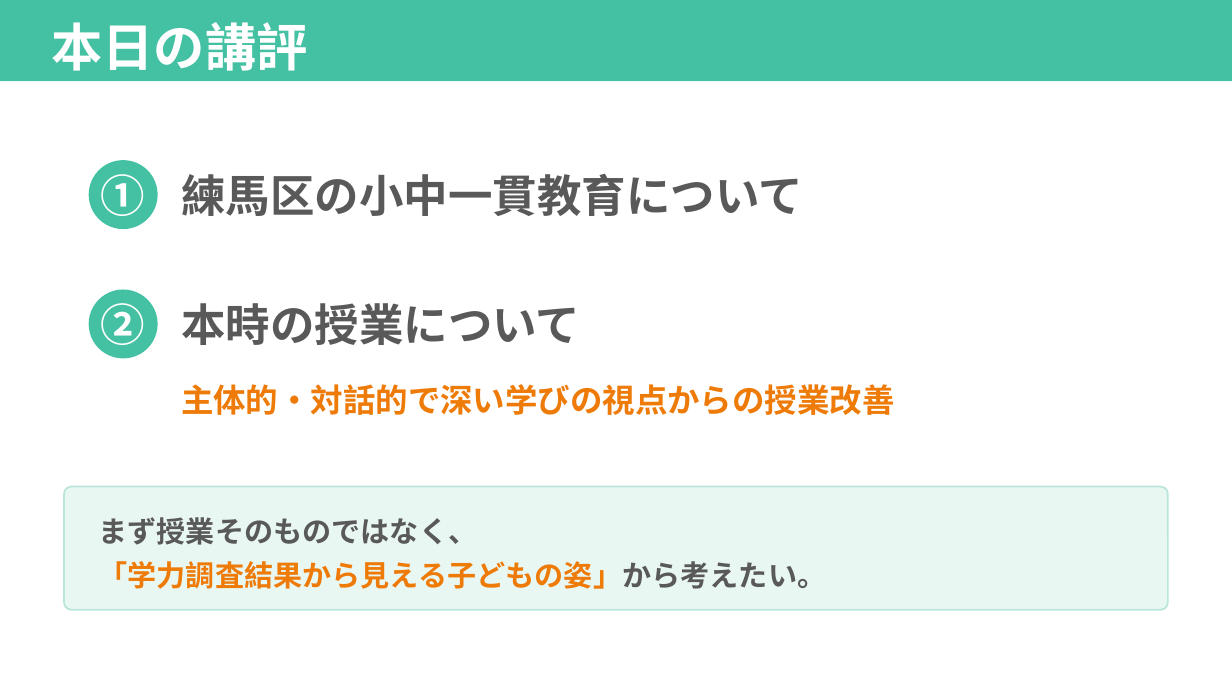
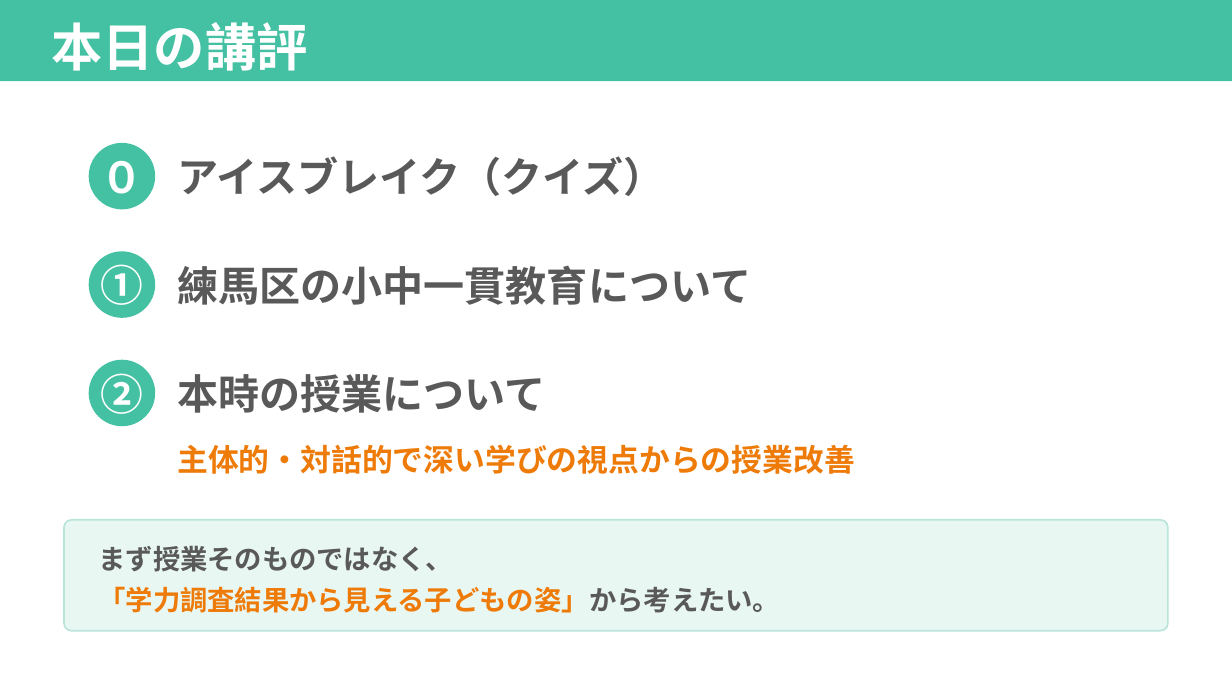
Before and after one commit to contynet730-star/con30, a slide deck: slide 2 of 指導課訪問_みらい青空学園/指導課訪問_５校時指導助言資料_みらい青空学園.pptx. Drawn at 1232x693 pixels with LibreOffice and Linux fonts; fonts in the diff are those of the drawing. Boxes give left, top, right and bottom in pixels: in the first picture for what was removed or moved away, otherwise in the second. Text is boxed around its words. In the diff, an @@ line names an element or a change of style, - is before the commit and + after.

```diff
--- a/指導課訪問_みらい青空学園/指導課訪問_５校時指導助言資料_みらい青空学園.pptx
+++ b/指導課訪問_みらい青空学園/指導課訪問_５校時指導助言資料_みらい青空学園.pptx
@@ ellipse: place and size @@
-ellipse at (89,160,158,229)
+ellipse at (89,143,155,209)
@@ text added at (101,150,144,204), 25 pt, text #FFFFFF, bold @@
+０
@@ text at (177,156,665,196): text changed; size 26 to 24 pt @@
-練馬区の小中一貫教育について
+アイスブレイク（クイズ）
@@ ellipse: place and size @@
-ellipse at (89,290,158,359)
+ellipse at (89,251,155,318)
@@ text "①" at (101,258,144,312): size 26 to 25 pt @@
@@ text "①": place and size @@
-text "①" at (101,167,145,223)
+text "①" at (101,258,144,312)
@@ text at (177,265,751,305): text changed; size 26 to 24 pt @@
-本時の授業について
+練馬区の小中一貫教育について
@@ text "②": place and size @@
-text "②" at (101,296,145,352)
+text "②" at (101,366,144,420)
@@ text "②" at (101,366,144,420): size 26 to 25 pt @@
@@ ellipse added at (89,360,155,426), fill #44C1A3 @@
@@ text added at (177,374,545,413), 24 pt, text #595959, bold @@
+本時の授業について
@@ text "主体的・対話的で深い学びの視点からの授業改善": place and size @@
-text "主体的・対話的で深い学びの視点からの授業改善" at (181,384,894,415)
+text "主体的・対話的で深い学びの視点からの授業改善" at (177,444,855,474)
@@ text "主体的・対話的で深い学びの視点からの授業改善" at (177,444,855,474): size 19 to 18 pt @@
@@ rounded rectangle: place and size @@
-rounded rectangle at (64,487,1168,610)
+rounded rectangle at (64,520,1168,631)
@@ rounded rectangle at (64,520,1168,631): proportions changed @@
@@ text "まず授業そのものではなく、": place and size @@
-text "まず授業そのものではなく、" at (99,517,827,589)
+text "まず授業そのものではなく、" at (99,546,781,613)
@@ text "まず授業そのものではなく、" at (99,546,781,613): size 17 to 16 pt @@
```
Also in this commit, not shown: 3 slides added, 2 other files.
